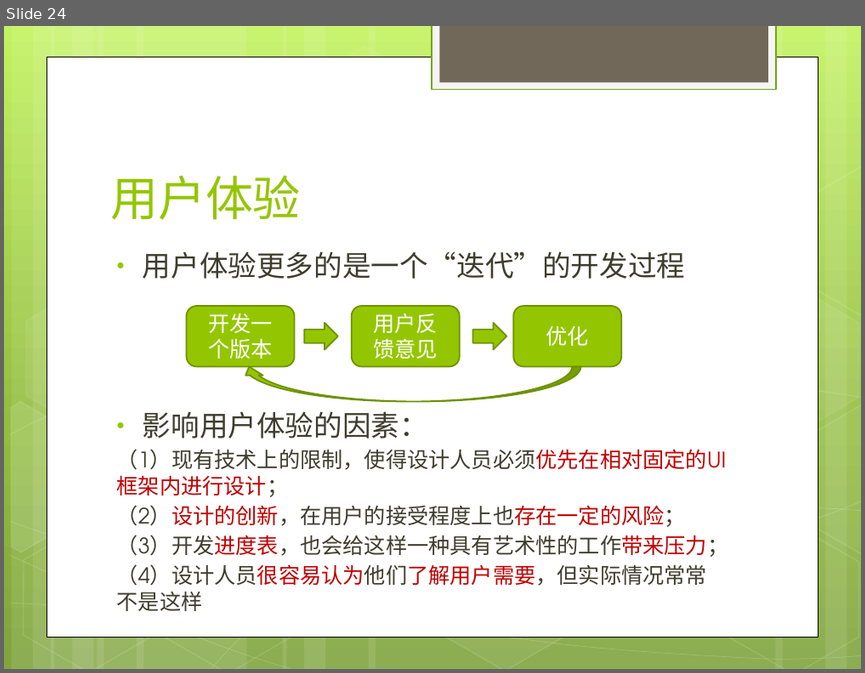
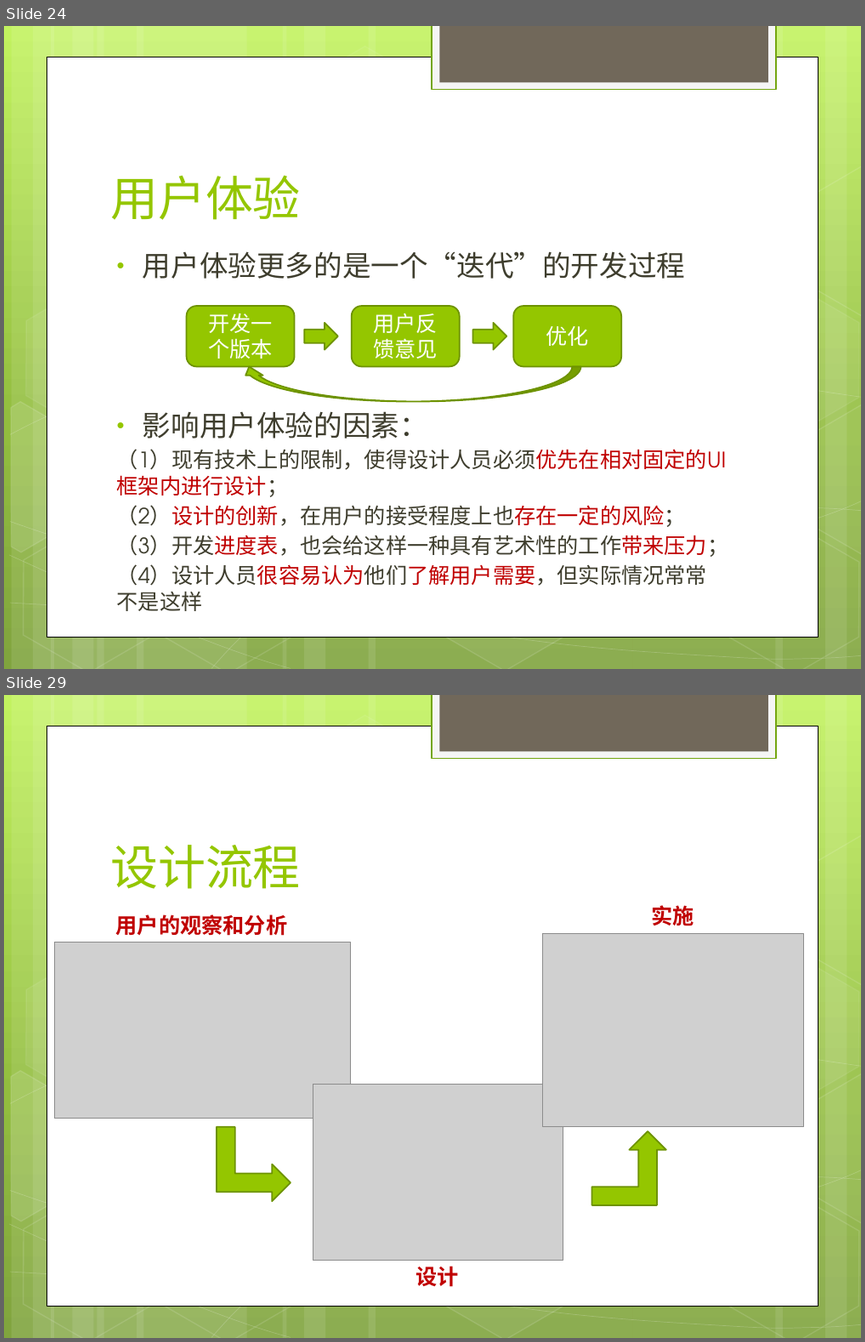
Before and after one commit to willianlam/Classes, a slide deck: 交互设计基础/课件/第5讲 界面设计.pptx. Shown one above the other, each under a label of ours: slide 24 before the commit, slides 24 and 29 after it; the slides between them are not shown. The pictures are 865x673 and 865x1342 pixels, drawn with LibreOffice and Linux fonts; fonts in the diff are those of the drawing; grey boxes stand for pictures; background and template pictures are left out. Boxes give left, top, right and bottom in pixels: in the first picture for what was removed or moved away, otherwise in the second. Text is boxed around its words. In the diff, an @@ line names an element or a change of style, - is before the commit and + after.

```diff
--- a/交互设计基础/课件/第5讲 界面设计.pptx
+++ b/交互设计基础/课件/第5讲 界面设计.pptx
@@ slide 29 added at [4,695,861,1338], background gradient #C3F35F to #93BF3F to #81A53E; not listed: 31 template elements that a slide beside it also shows @@
@@ title added at [110,845,301,889], 40 pt, text #94C600 @@
+设计流程
@@ text added at [116,914,288,936], 18 pt, text #C00000, bold @@
+用户的观察和分析
@@ text added at [651,905,693,925], 18 pt, text #C00000, bold @@
+实施
@@ picture added at [54,941,351,1117] @@
@@ picture added at [542,933,802,1127] @@
@@ picture added at [313,1084,562,1259] @@
@@ bent up arrow added at [216,1127,290,1201], fill #94C600, outline #6D9200 1.25 pt @@
@@ bent up arrow added at [591,1131,666,1205], fill #94C600, outline #6D9200 1.25 pt @@
@@ text added at [416,1265,459,1287], 18 pt, text #C00000, bold @@
+设计
```
Also in this commit, not shown: 1 slide changed, 16 other slides added, 3 other files.
